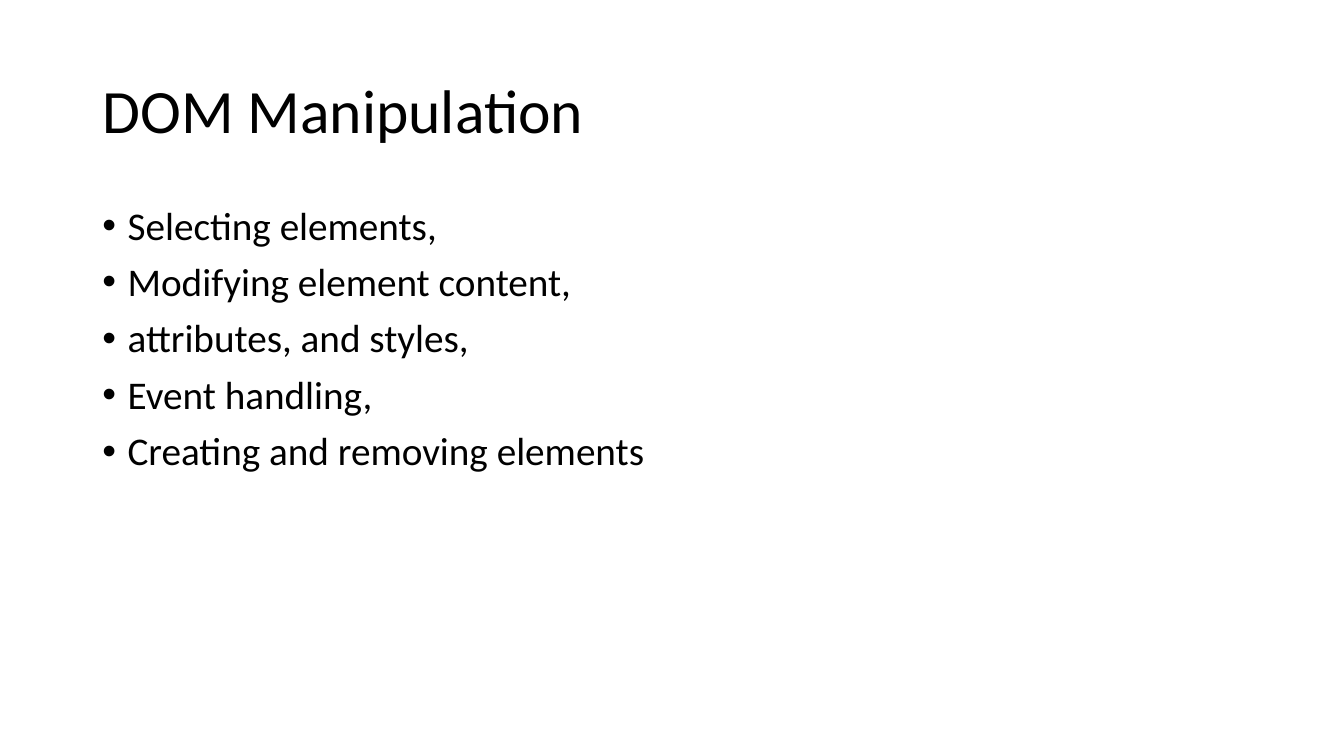
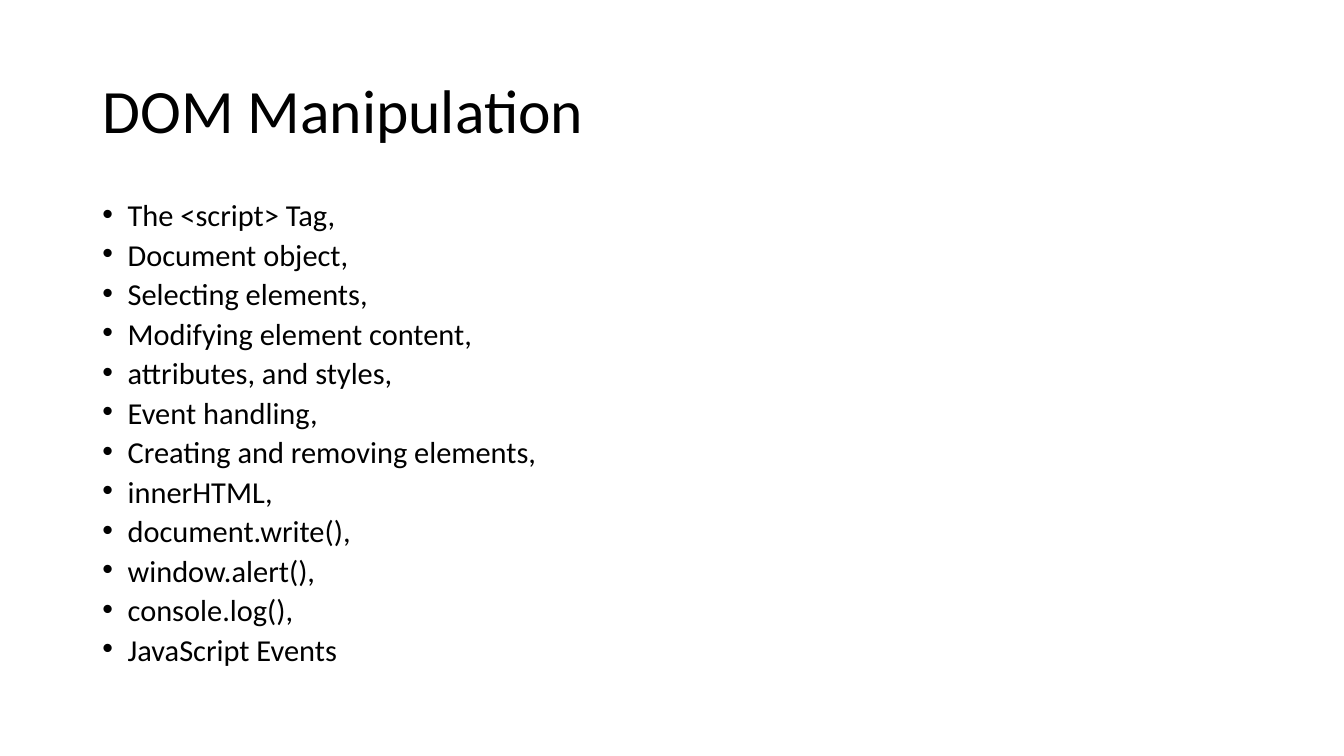
Before and after one commit to babumiya435/Portfolio, a slide deck: slide 10 of usp/Lstructure.pptx (slide 7 before the commit). Drawn at 1344x756 pixels with LibreOffice and Linux fonts; fonts in the diff are those of the drawing. Boxes give left, top, right and bottom in pixels: in the first picture for what was removed or moved away, otherwise in the second. Text is boxed around its words. In the diff, an @@ line names an element or a change of style, - is before the commit and + after.

```diff
--- a/usp/Lstructure.pptx
+++ b/usp/Lstructure.pptx
@@ text at (128,205,348,272): paragraphs added @@
+• The <script> Tag,
+• Document object,
@@ text at (128,284,472,430): size 28 to 21.7 pt in "Selecting elements,", "Modifying element content,", "attributes, and styles,", "Event handling,"; line spacing 0.9 to 0.7 @@
@@ text at (128,442,536,666): text changed; size 28 to 21.7 pt @@
-• Creating and removing elements
+• Creating and removing elements,
+• innerHTML,
+• document.write(),
+• window.alert(),
+• console.log(),
+• JavaScript Events
```
Also in this commit, not shown: 7 other slides changed, 12 slides added.
